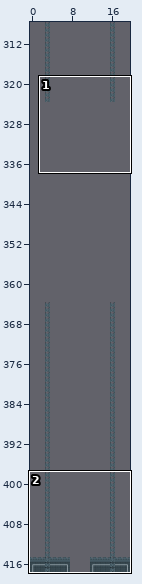
Two states of a Tiled map, maps/second_stage.tmx. The picture above shows the old version from afar; the outline marks the close-up.
Close-up. The starting point:
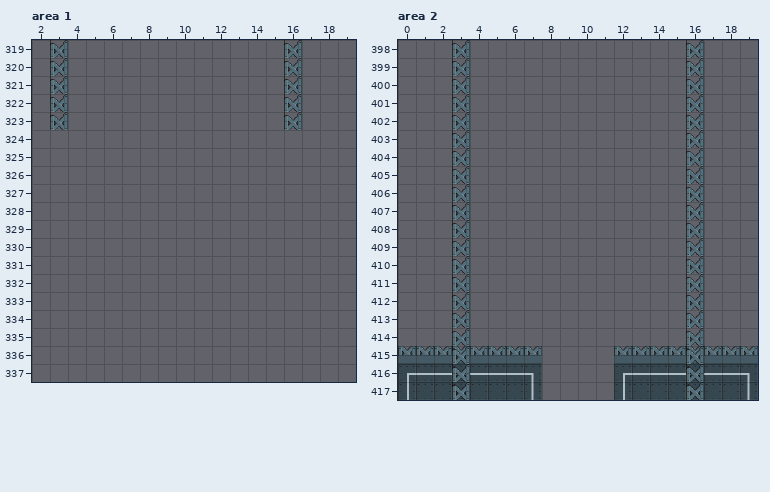
Cells are 32x32 px. Shown: area 1 x 2..19, y 319..337; area 2 x 0..19, y 398..417. The commit also changed other parts of the map, which this record leaves out.
And afterwards:
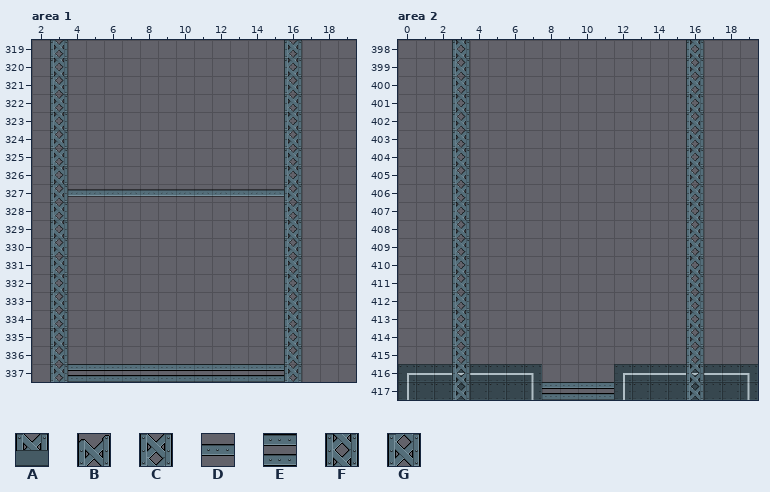
Key: from "hangar_tiles": A 3, B 5, C 7, D 11, E 12, F 14, G 21 "rtank".
_ is an empty cell.
The edit:
Layer "shadow", area 1:
Tile B becomes tile C in row 319 at x 3 and 16; in row 322 at x 3 and 16.
The author put tile C in row 325 at x 3 and 16; in row 328 at x 3 and 16; in row 331 at x 3 and 16; in row 334 at x 3 and 16; in row 337 at x 3 and 16.
The author put tile D in row 327 at x 4 to 15.
The author put tile E in row 337 at x 4 to 15.
Tile B becomes tile F in row 320 at x 3 and 16; in row 323 at x 3 and 16.
The author put tile F in row 326 at x 3 and 16; in row 329 at x 3 and 16; in row 332 at x 3 and 16; in row 335 at x 3 and 16.
Tile B becomes tile G in row 321 at x 3 and 16.
The author put tile G in row 324 at x 3 and 16; in row 327 at x 3 and 16; in row 330 at x 3 and 16; in row 333 at x 3 and 16; in row 336 at x 3 and 16.
Layer "Tilelaag 1", area 2:
The author put tile E in row 417 at x 8 to 11.
Tile A is removed in row 415 at x 0 to 7 and 12 to 19.
Layer "shadow", area 2:
Tile B becomes tile C in row 400 at x 3 and 16; in row 403 at x 3 and 16; in row 406 at x 3 and 16; in row 409 at x 3 and 16; in row 412 at x 3 and 16; in row 415 at x 3 and 16.
Tile B becomes tile F in row 398 at x 3 and 16; in row 401 at x 3 and 16; in row 404 at x 3 and 16; in row 407 at x 3 and 16; in row 410 at x 3 and 16; in row 413 at x 3 and 16.
Tile B becomes tile F in row 416 at x 3 and 16.
Tile B becomes tile G in row 399 at x 3 and 16; in row 402 at x 3 and 16; in row 405 at x 3 and 16; in row 408 at x 3 and 16; in row 411 at x 3 and 16; in row 414 at x 3 and 16.
Tile B becomes tile G in row 417 at x 3 and 16.
